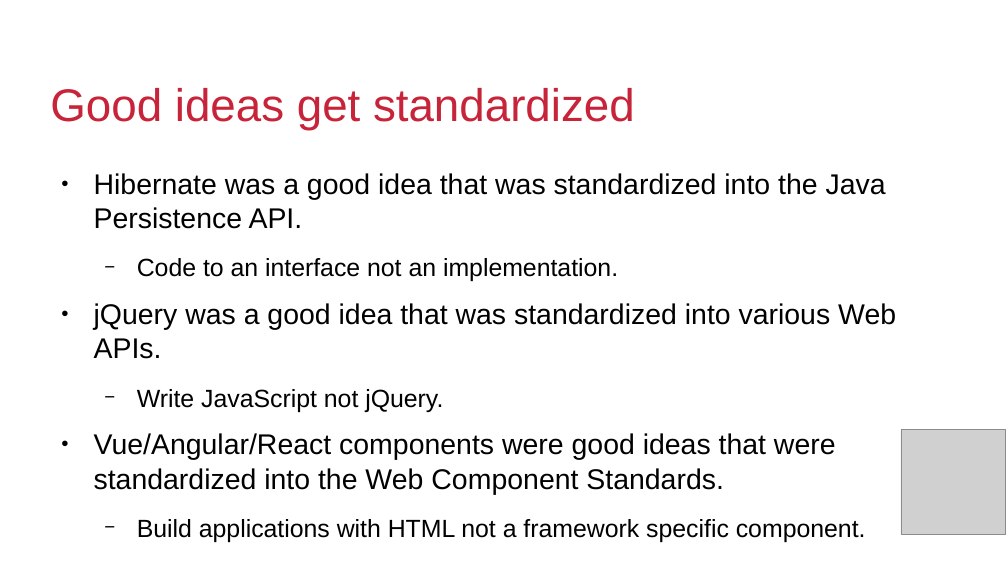
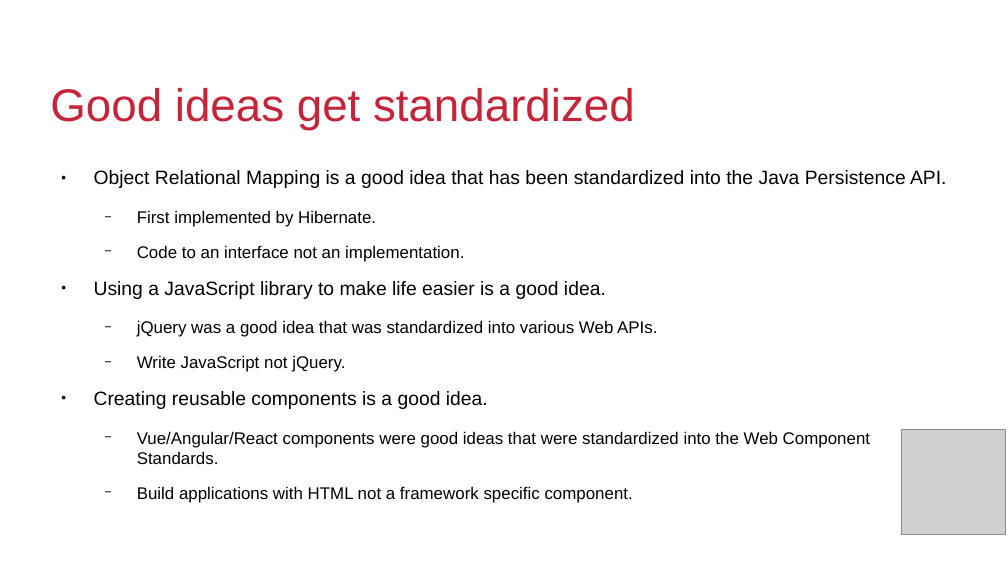
Before and after one commit to QuiWorks/wc-presentation, a slide deck: slide 2 of wc-pp-presentation.odp. Drawn at 1008x567 pixels with LibreOffice and Linux fonts; fonts in the diff are those of the drawing; grey boxes stand for pictures; background and template pictures are left out. Boxes give left, top, right and bottom in pixels: in the first picture for what was removed or moved away, otherwise in the second. Text is boxed around its words. In the diff, an @@ line names an element or a change of style, - is before the commit and + after.

```diff
--- a/wc-pp-presentation.odp
+++ b/wc-pp-presentation.odp
@@ text at [94,170,946,227]: text changed; size 22.4 to 15.2 pt @@
-● Hibernate was a good idea that was standardized into the Java Persistence API.
+● Object Relational Mapping is a good idea that has been standardized into the Java Persistence API.
+  − First implemented by Hibernate.
@@ text at [137,245,870,503]: size 19.6 to 13.3 pt in "Code to an interface not an implementation.", "Write JavaScript not jQuery.", "Build applications with HTML not a framework ..."; size 22.4 to 13.3 pt in "jQuery was a good idea that was ...", "Vue/Angular/React components were good ideas that were ..."; bullet ● to −; list level 1 to 2 in "jQuery was a good idea ..."; list level 1 to 2 in "Vue/Angular/React components were good ideas ..." @@
@@ text at [94,281,606,299]: paragraph added @@
+● Using a JavaScript library to make life easier is a good idea.
@@ text at [94,391,488,409]: paragraph added @@
+● Creating reusable components is a good idea.
```
Also in this commit, not shown: 8 other slides changed, 2 slides added.
